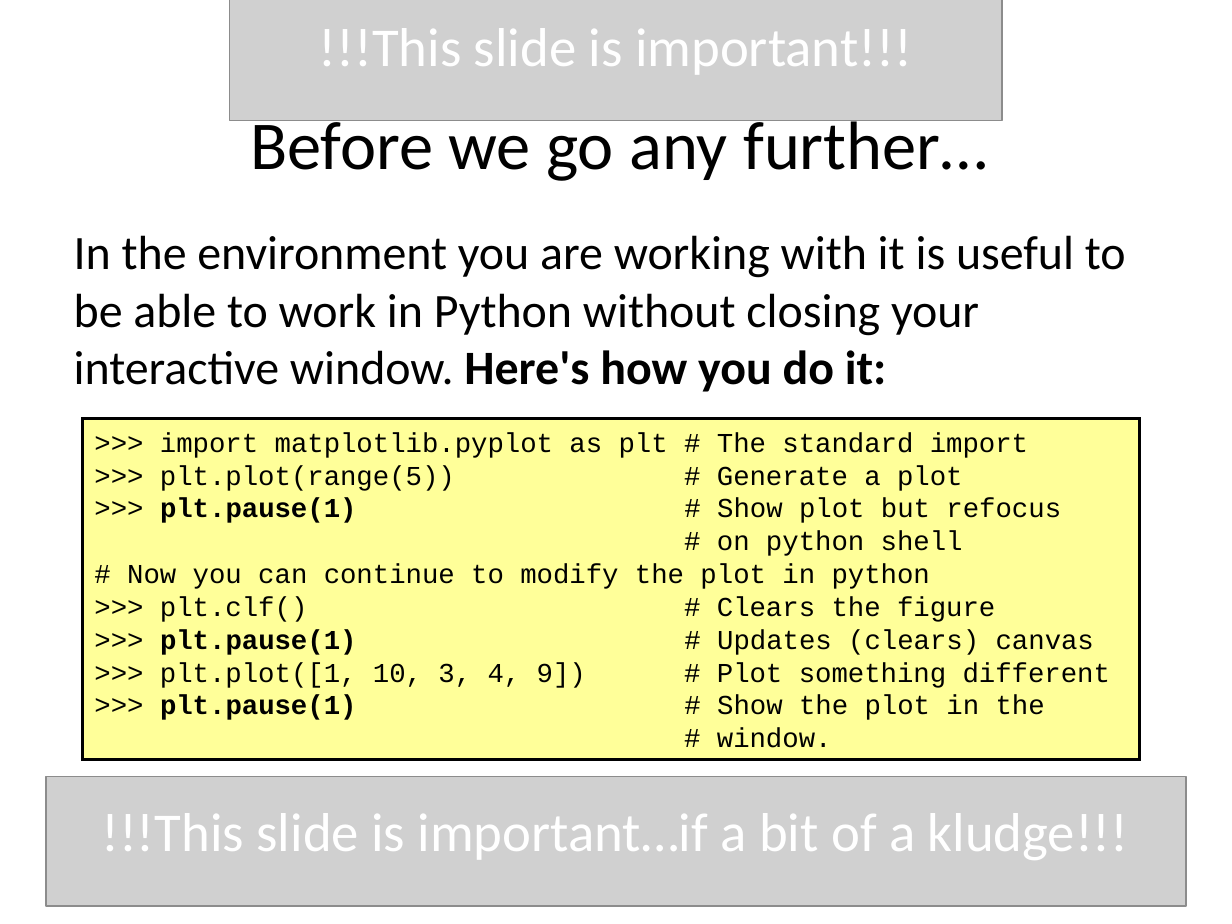
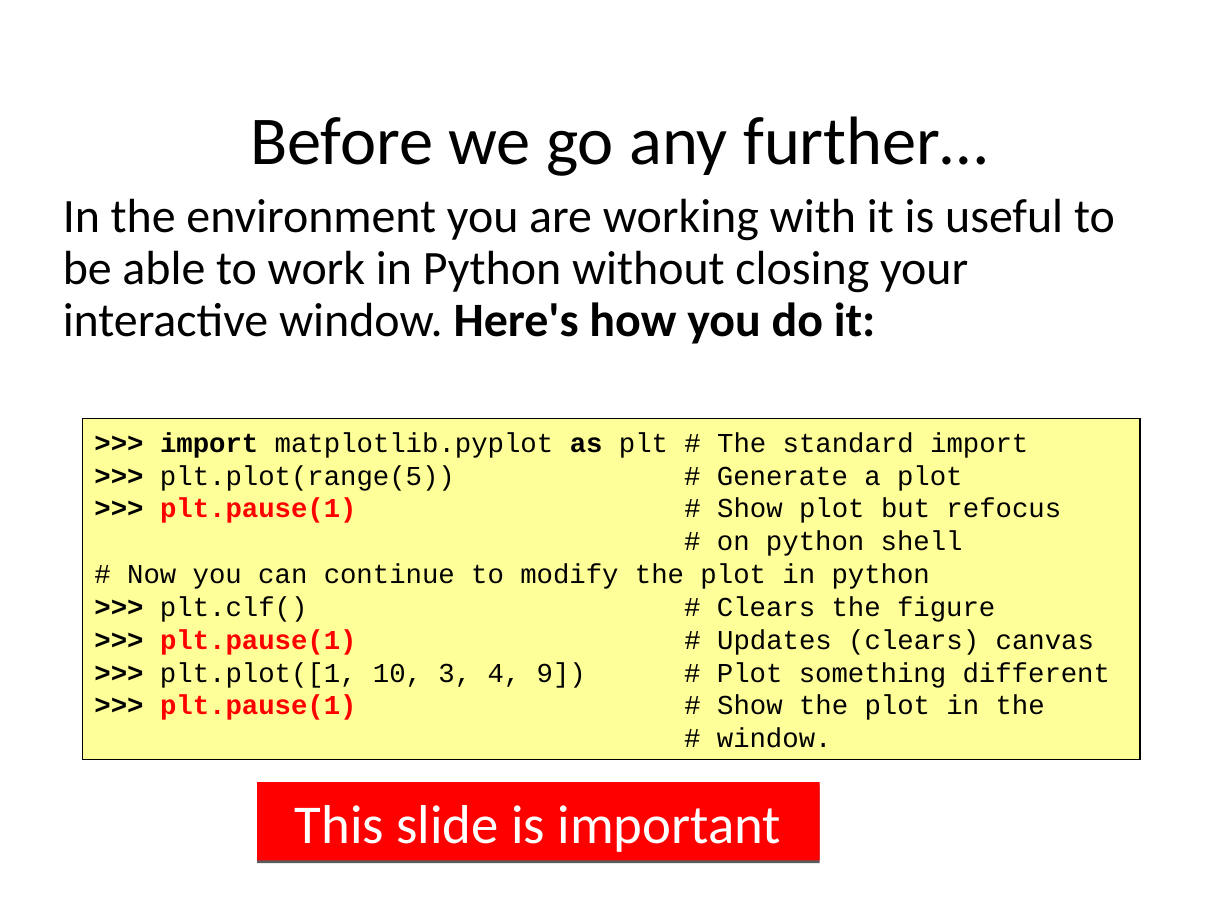
Before and after one commit to ncasuk/ncas-isc, a slide deck: slide 8 of python/presentations/visualisation/matplotlib_and_basemap.ppt. Drawn at 1232x924 pixels with LibreOffice and Linux fonts; fonts in the diff are those of the drawing; grey boxes stand for pictures; background and template pictures are left out. Boxes give left, top, right and bottom in pixels: in the first picture for what was removed or moved away, otherwise in the second. Text is boxed around its words. In the diff, an @@ line names an element or a change of style, - is before the commit and + after.

Commit message:
Added conda env file, added reference to f-strings in python basics and finished visualisation presentation, started editing visualisation exercises

```diff
--- a/python/presentations/visualisation/matplotlib_and_basemap.ppt
+++ b/python/presentations/visualisation/matplotlib_and_basemap.ppt
@@ picture removed at (230,0,1003,121) @@
@@ title "Before we go any further…" at (250,116,987,176): line spacing 1 to 0.9 @@
@@ text "In the environment you are ...": place and size @@
-text "In the environment you are ..." at (74,235,1126,392)
+text "In the environment you are ..." at (63,198,1115,344)
@@ text "In the environment you are ..." at (63,198,1115,344): line spacing 1 to 0.9; more space between paragraphs @@
@@ rectangle ">>> import matplotlib.pyplot as plt ..." at (83,419,1140,760): outline #000000 2.01 pt to #000000 0.99 pt @@
@@ text in rectangle at (160,432,1110,720): bold on in ">>> import as", ">>>", ">>>", ">>>" and 3 more places; text colour #000000 to #FF0000 in "plt.pause(1)", "plt.pause(1)", "plt.pause(1)" @@
@@ picture removed at (46,776,1185,906) @@
@@ rectangle "This slide is important": place and size @@
-rectangle "This slide is important" at (319,28,912,74)
+rectangle "This slide is important" at (257,782,821,861)
@@ rectangle "This slide is important" at (257,782,821,861): fill none to #FF0000; shadow on @@
@@ text in rectangle at (295,805,781,852): text changed @@
-!!!This slide is important!!!
+This slide is important
@@ text removed at (101,813,1129,860) @@
-!!!This slide is important…if a bit of a kludge!!!
```
Also in this commit, not shown: 38 other slides changed, 2 slides removed, 3 other files.
